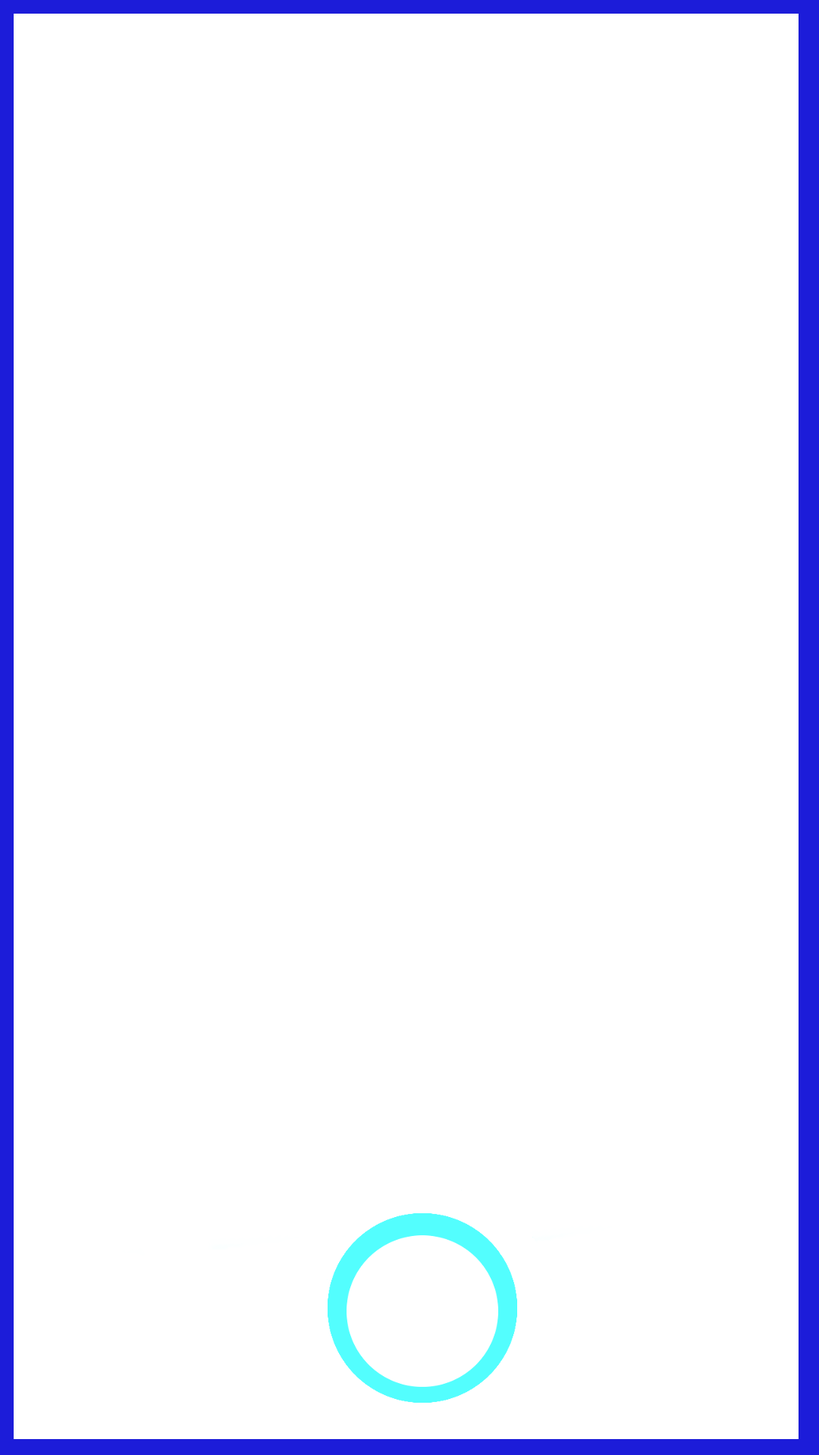
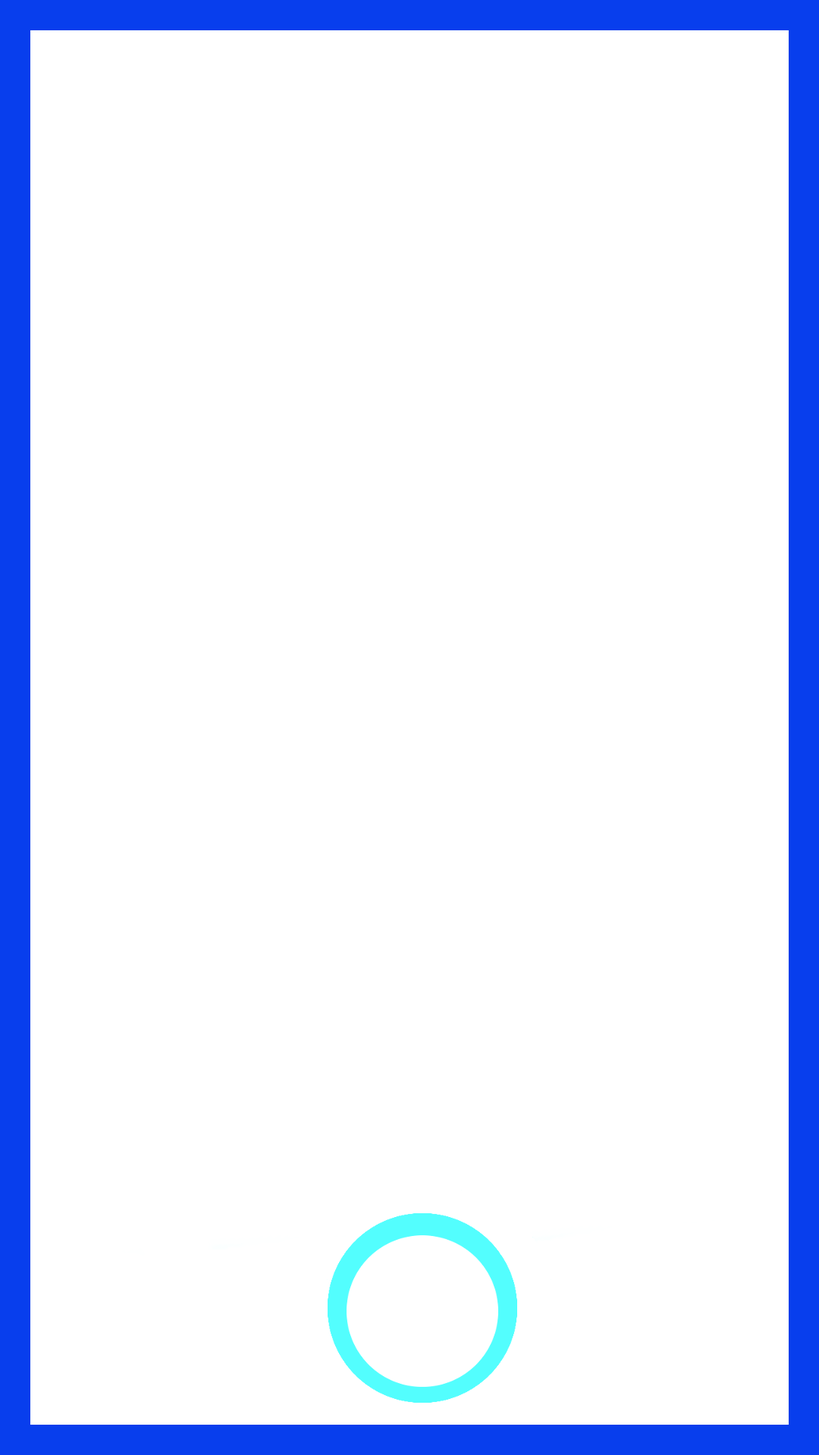
Revision of a layered 819 × 1455 image; what changed, layer by layer:
painted on "Border" over [0, 0, 819, 1455]
